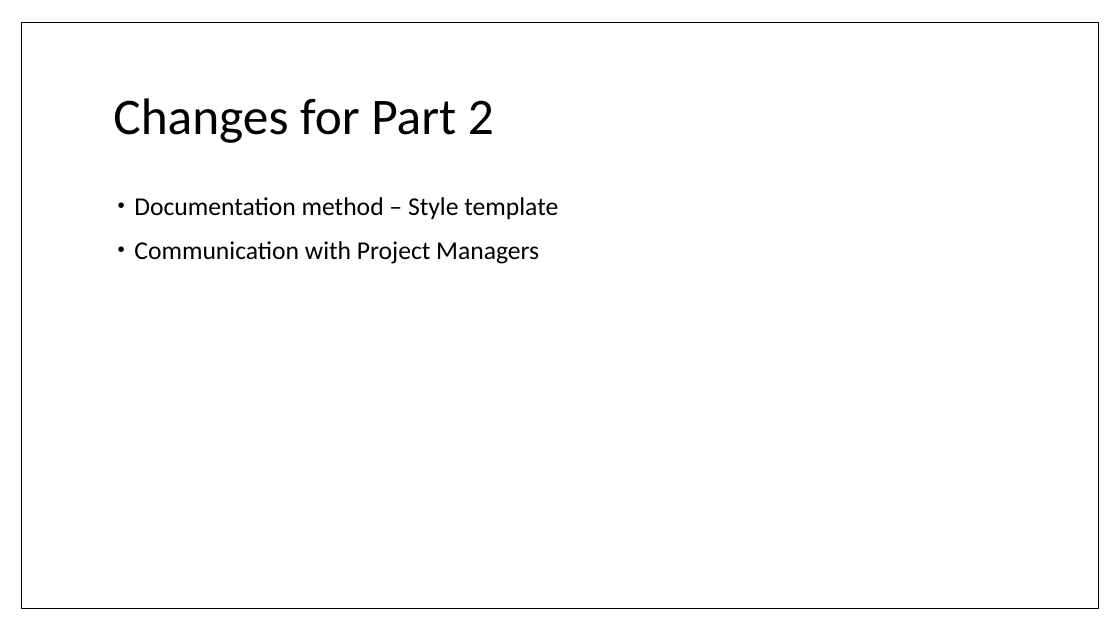
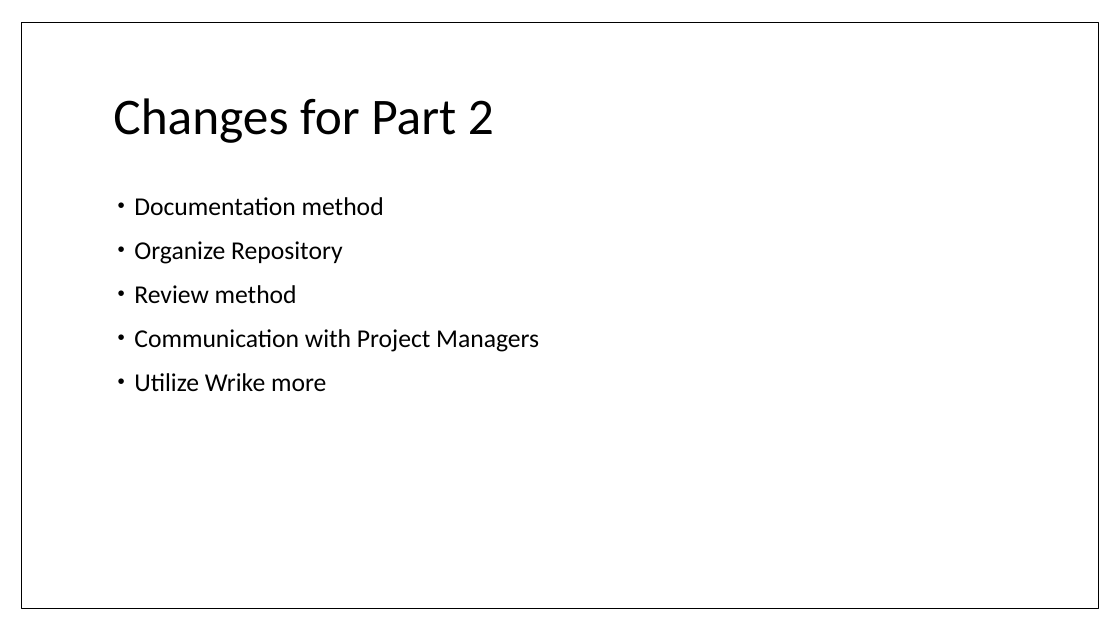
Before and after one commit to umdfeynman/umdfeynman, a slide deck: slide 21 of Work_In_Progress/CS/SPMP_Presentation.pptx. Drawn at 1120x630 pixels with LibreOffice and Linux fonts; fonts in the diff are those of the drawing. Boxes give left, top, right and bottom in pixels: in the first picture for what was removed or moved away, otherwise in the second. Text is boxed around its words. In the diff, an @@ line names an element or a change of style, - is before the commit and + after.

```diff
--- a/Work_In_Progress/CS/SPMP_Presentation.pptx
+++ b/Work_In_Progress/CS/SPMP_Presentation.pptx
@@ text at [134,197,384,303]: text changed @@
-• Documentation method – Style template
+• Documentation method
+• Organize Repository
+• Review method
@@ text at [134,373,326,392]: paragraph added @@
+• Utilize Wrike more
```
Also in this commit, not shown: 9 other slides changed.
